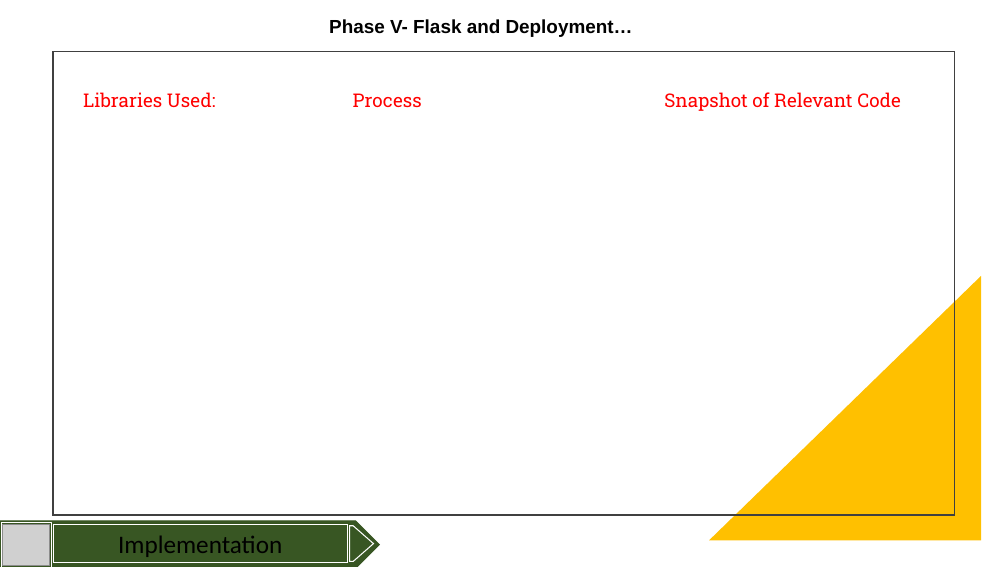
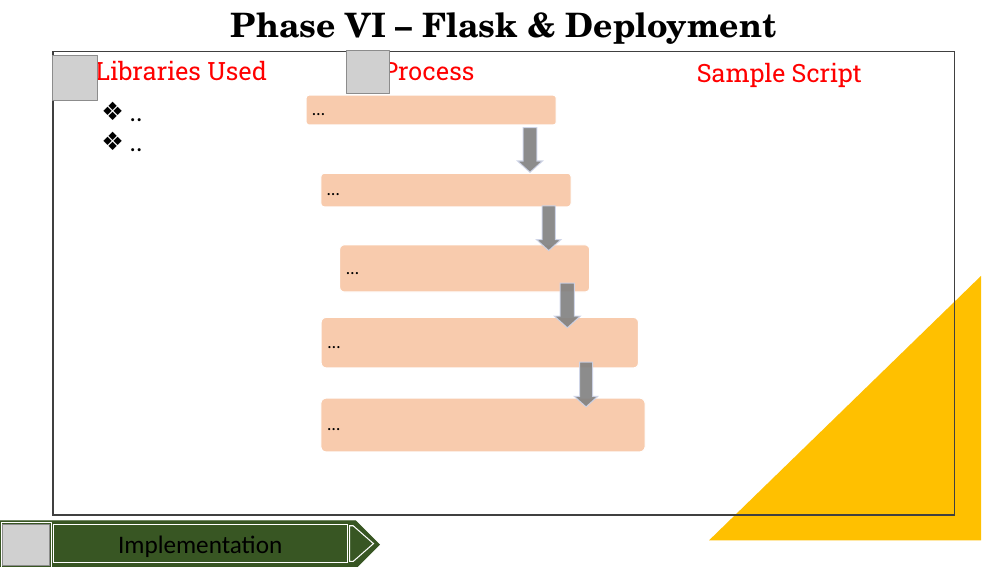
Before and after one commit to gusmendesbh/project3-group1, a slide deck: slide 12 of files/slides/Slide_deck.pptx (slide 11 before the commit). Drawn at 1008x567 pixels with LibreOffice and Linux fonts; fonts in the diff are those of the drawing; grey boxes stand for pictures. Boxes give left, top, right and bottom in pixels: in the first picture for what was removed or moved away, otherwise in the second. Text is boxed around its words. In the diff, an @@ line names an element or a change of style, - is before the commit and + after.

```diff
--- a/files/slides/Slide_deck.pptx
+++ b/files/slides/Slide_deck.pptx
@@ text at <box>231,12,777,44</box>: text changed; size 18 to 32 pt; font Arial to TeX Gyre Schola @@
-Phase V- Flask and Deployment…
+Phase VI – Flask & Deployment
@@ picture added at <box>53,55,98,101</box> @@
@@ text at <box>95,57,267,86</box>: text changed; size 18 to 24 pt @@
-Libraries Used:
+Libraries Used
@@ picture added at <box>346,51,389,94</box> @@
@@ text "Process": place and size @@
-text "Process" at <box>353,93,422,107</box>
+text "Process" at <box>382,57,474,86</box>
@@ text "Process" at <box>382,57,474,86</box>: size 18 to 24 pt @@
@@ text added at <box>697,62,862,87</box>, 24 pt, text #FF0000 @@
+Sample Script
@@ text added at <box>94,93,292,162</box>, 24 pt, text #000000 @@
+❖ ..
+❖ ..
@@ text removed at <box>664,92,901,111</box> @@
-Snapshot of Relevant Code
@@ group added at <box>306,95,645,452</box>: 5 rounded rectangles, 5 texts, 4 down arrows @@
+…
+…
+…
+…
+…
```
Also in this commit, not shown: 8 other slides changed, 1 slide added.
